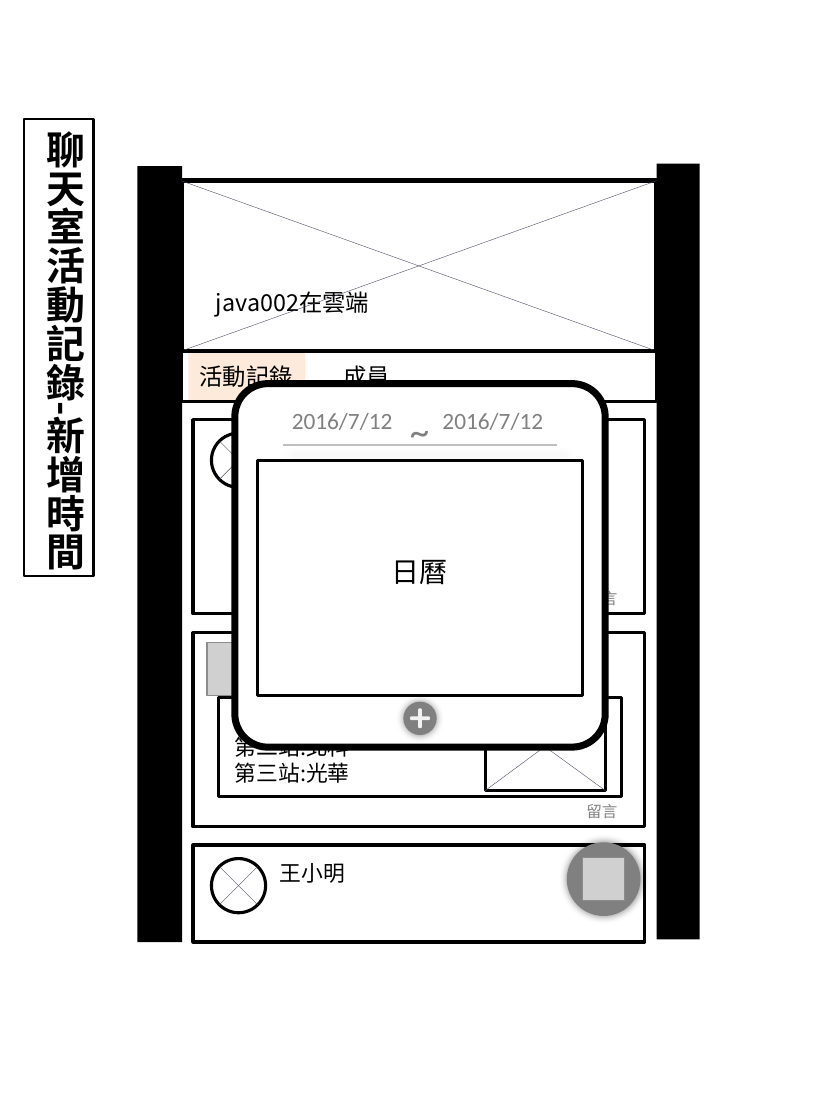
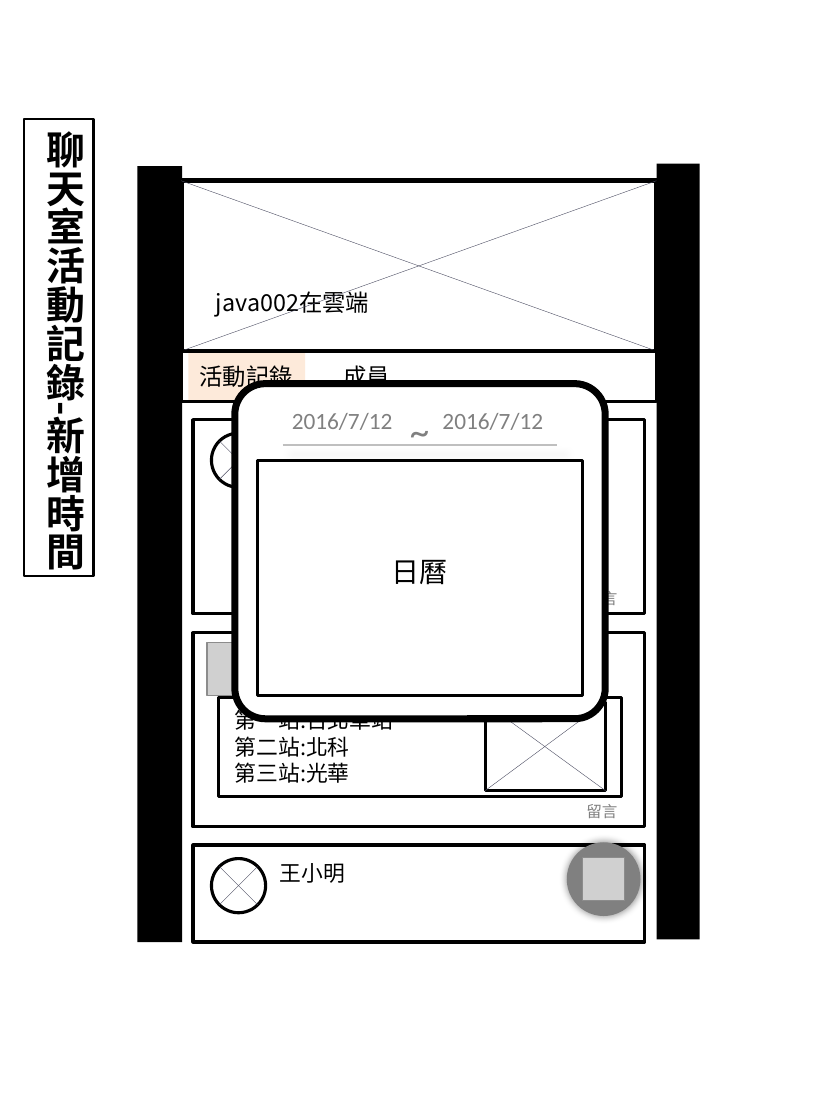
Before and after one commit to GabrielleWuHY/J2, a slide deck: slide 22 of ProjectA/FOuting框架圖.pptx. Drawn at 840x1120 pixels with LibreOffice and Linux fonts; fonts in the diff are those of the drawing; grey boxes stand for pictures; background and template pictures are left out. Boxes give left, top, right and bottom in pixels: in the first picture for what was removed or moved away, otherwise in the second. Text is boxed around its words. In the diff, an @@ line names an element or a change of style, - is before the commit and + after.

```diff
--- a/ProjectA/FOuting框架圖.pptx
+++ b/ProjectA/FOuting框架圖.pptx
@@ rounded rectangle: place and size @@
-rounded rectangle at (235, 384, 606, 748)
+rounded rectangle at (235, 384, 606, 719)
@@ ellipse removed at (403, 701, 437, 735) @@
@@ rounded rectangle removed at (409, 717, 430, 721) @@
@@ rounded rectangle removed at (418, 709, 421, 729) @@
```
Also in this commit, not shown: 11 other slides changed, 3 slides added, 1 slide removed, 2 other files.
